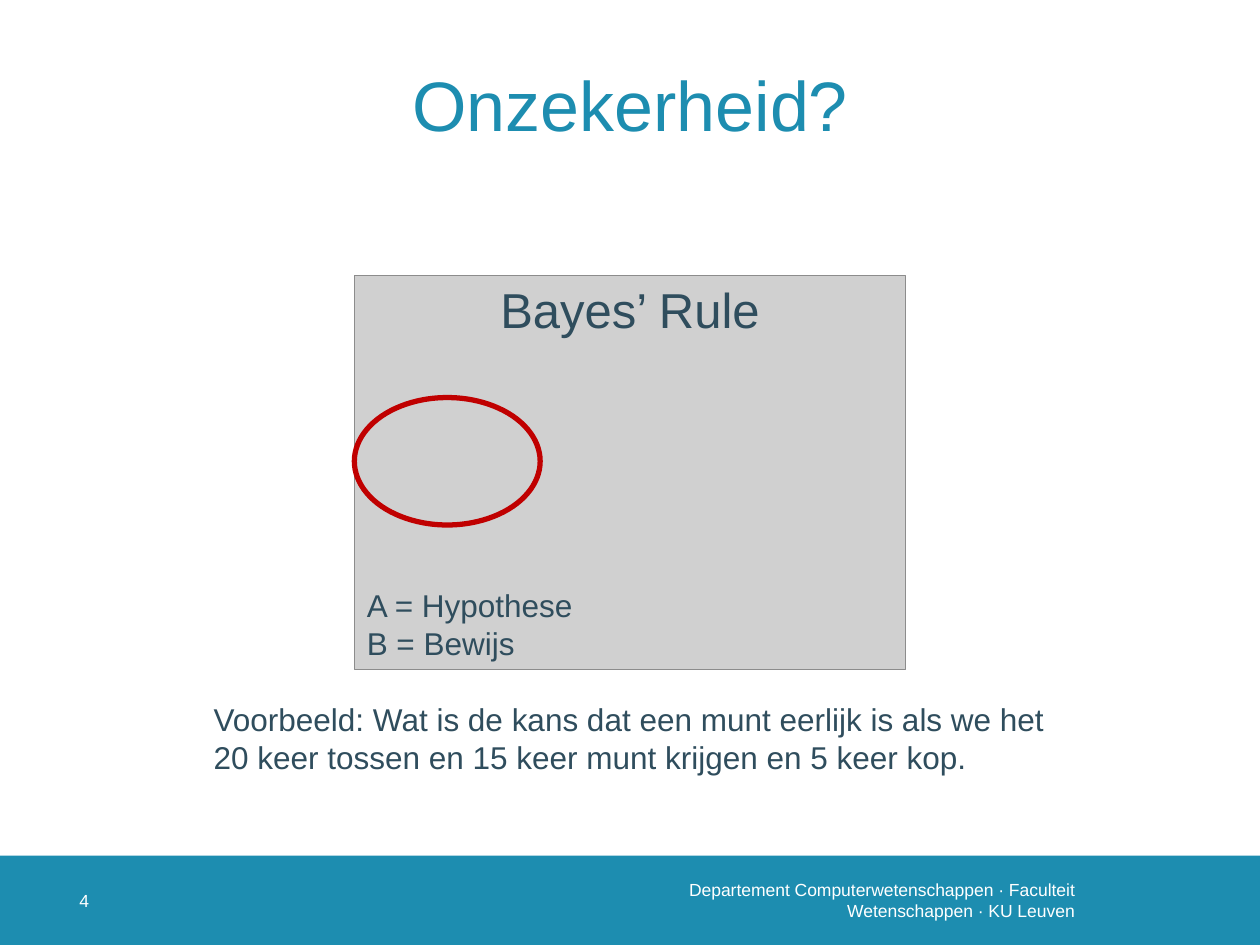
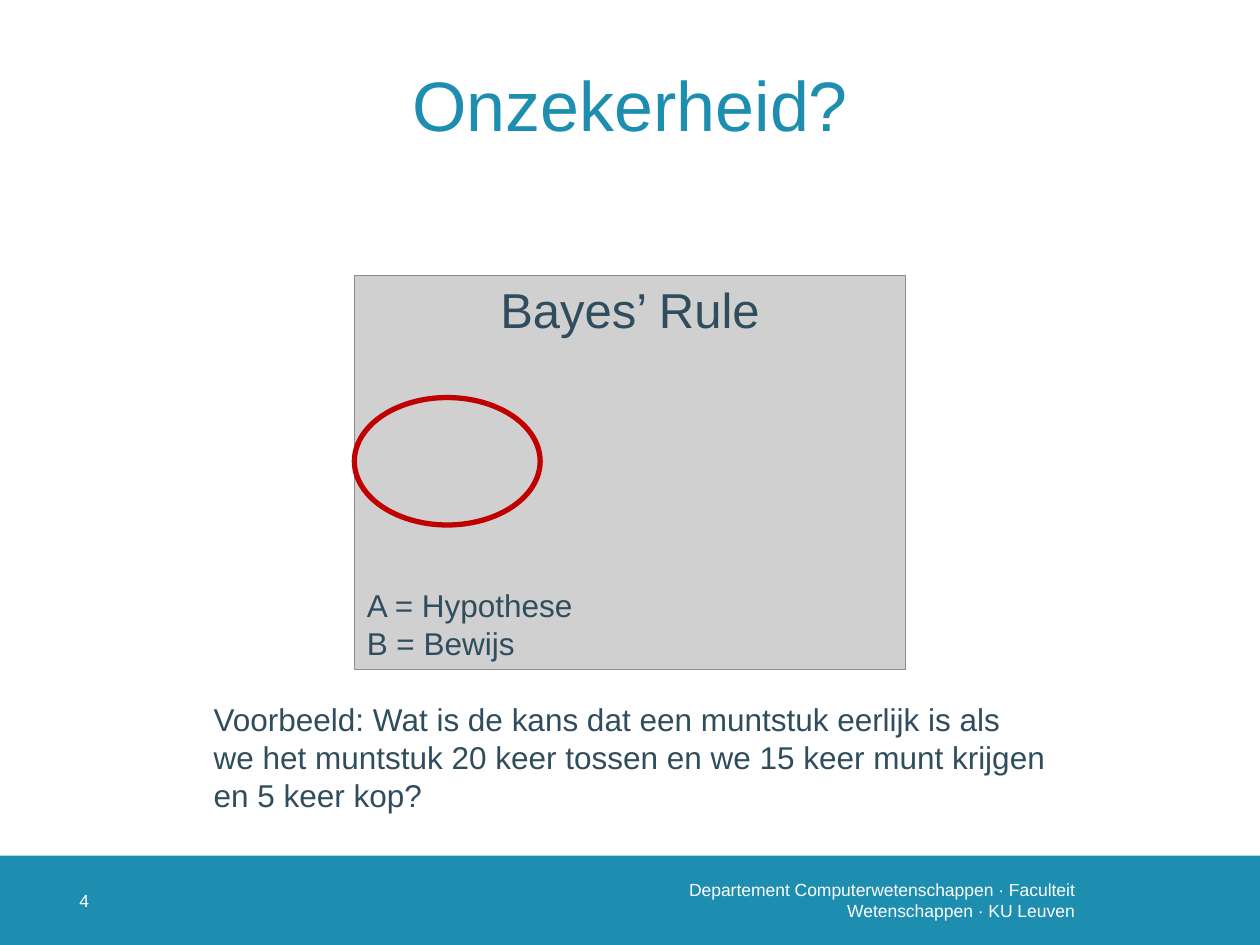
Before and after one commit to susverwimp/T208-Probabilistic-Programming-A-Case-Study, a slide deck: slide 5 of thesis/presentations/2 second/second.pptx. Drawn at 1260x945 pixels with LibreOffice and Linux fonts; fonts in the diff are those of the drawing; grey boxes stand for pictures; background and template pictures are left out. Boxes give left, top, right and bottom in pixels: in the first picture for what was removed or moved away, otherwise in the second. Text is boxed around its words. In the diff, an @@ line names an element or a change of style, - is before the commit and + after.

```diff
--- a/thesis/presentations/2 second/second.pptx
+++ b/thesis/presentations/2 second/second.pptx
@@ text at box(214, 708, 1045, 813): text changed @@
-Voorbeeld: Wat is de kans dat een munt eerlijk is als we het 20 keer tossen en 15 keer munt krijgen en 5 keer kop.
+Voorbeeld: Wat is de kans dat een muntstuk eerlijk is als we het muntstuk 20 keer tossen en we 15 keer munt krijgen en 5 keer kop?
```
Also in this commit, not shown: 12 other slides changed, 4 slides added, 6 other files.
